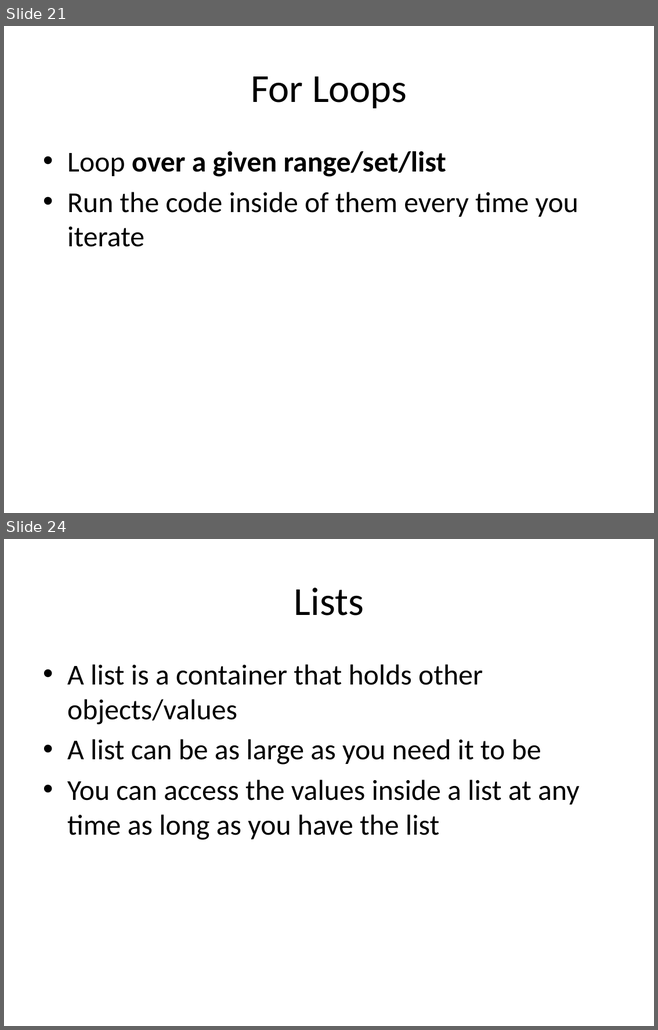
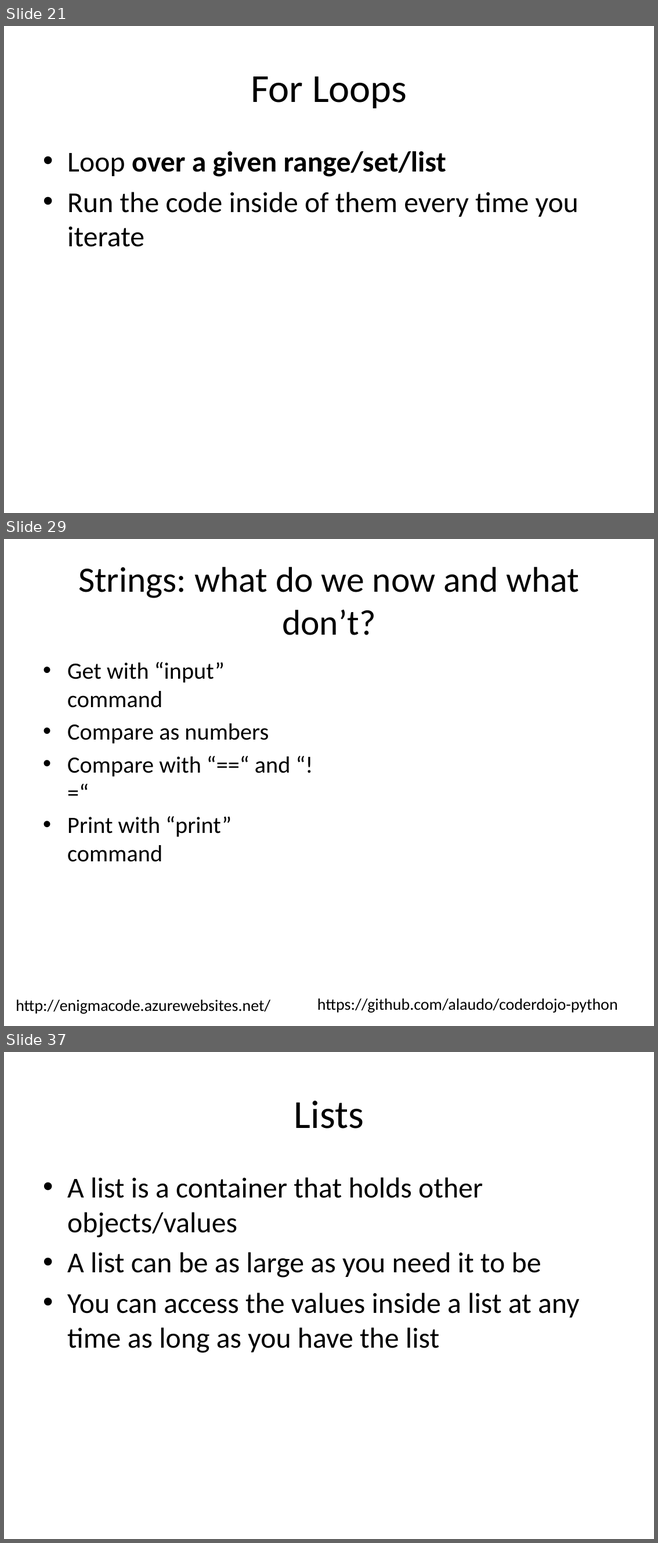
Before and after one commit to alaudo/coderdojo-python, a slide deck: dojo-presentation-intermediate.pptx. Shown one above the other, each under a label of ours: slides 21 and 24 before the commit, slides 21, 29 and 37 after it; the slides between them are not shown. The pictures are 658x1030 and 658x1543 pixels, drawn with LibreOffice and Linux fonts; fonts in the diff are those of the drawing. Boxes give left, top, right and bottom in pixels: in the first picture for what was removed or moved away, otherwise in the second. Text is boxed around its words. In the diff, an @@ line names an element or a change of style, - is before the commit and + after.

```diff
--- a/dojo-presentation-intermediate.pptx
+++ b/dojo-presentation-intermediate.pptx
@@ slide 29 added at [4, 539, 654, 1026], background #FFFFFF @@
@@ title added at [78, 567, 579, 635], 39.6 pt, text #000000 @@
+Strings: what do we now and what don’t?
@@ text added at [67, 662, 291, 862], 25.9 pt, text #000000 @@
+• Get with “input” command
+• Compare as numbers
+• Compare with “==“ and “!=“
+• Print with “print” command
@@ text added at [16, 1000, 270, 1014], 18 pt, text #000000 @@
+http://enigmacode.azurewebsites.net/
@@ text added at [317, 998, 618, 1013], 18 pt, text #000000 @@
+https://github.com/alaudo/coderdojo-python
@@ what was slide 24 is now slide 37 @@
```
Also in this commit, not shown: 18 slides changed, 19 other slides added, 4 slides removed.
